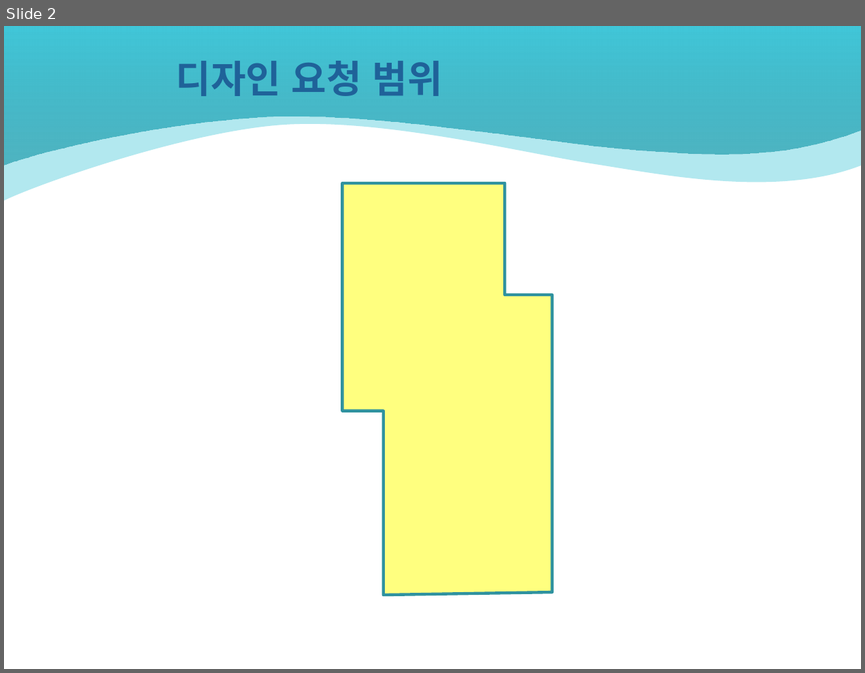
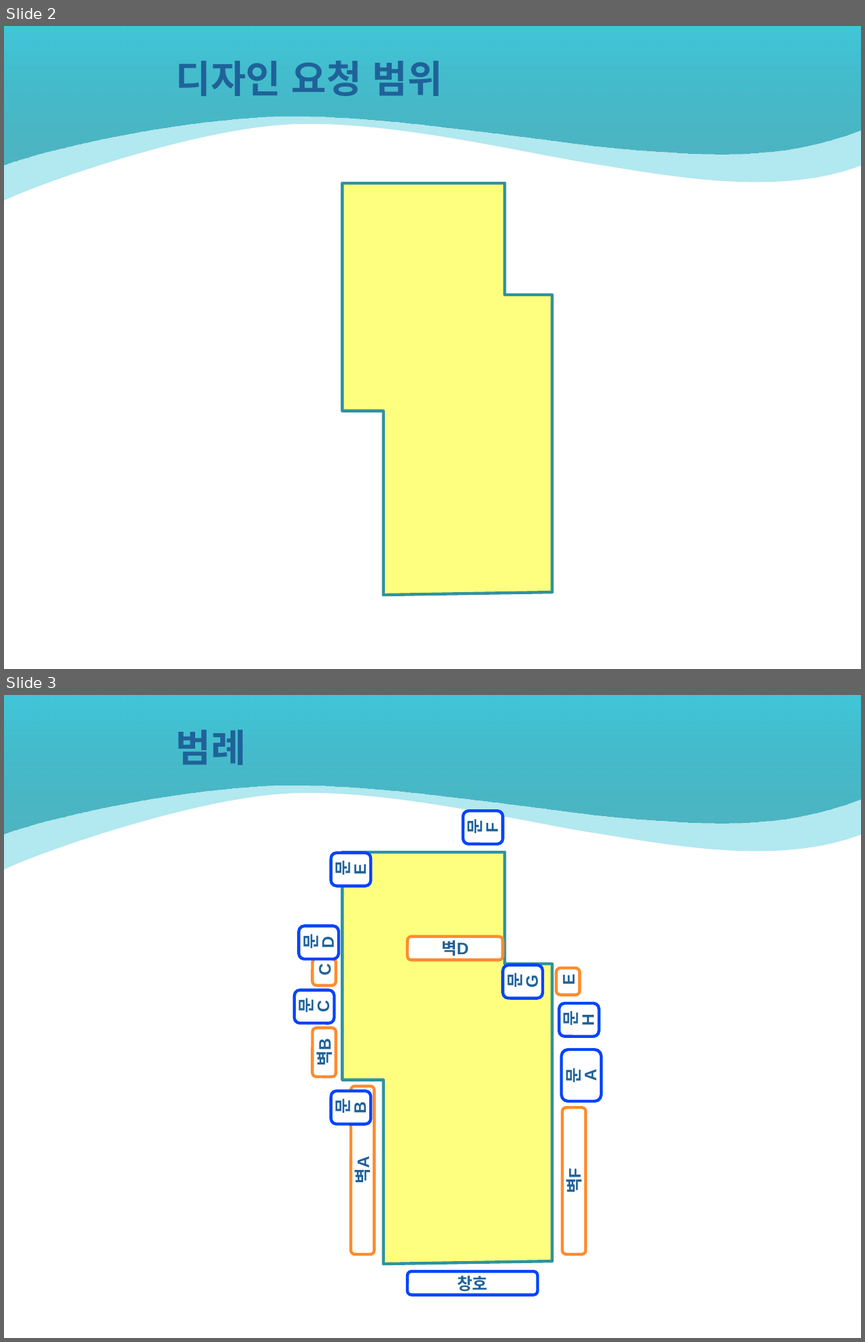
Before and after one commit to ketri-scs/4f_design, a slide deck: 100_컨셉 디자인/K220123_인테리어 컨셉 디자인 요청 사항 v0.8.pptx. Shown one above the other, each under a label of ours: slide 2 before the commit, slides 2 and 3 after it. The pictures are 865x673 and 865x1342 pixels, drawn with LibreOffice and Linux fonts; fonts in the diff are those of the drawing; background and template pictures are left out. Boxes give left, top, right and bottom in pixels: in the first picture for what was removed or moved away, otherwise in the second. Text is boxed around its words. In the diff, an @@ line names an element or a change of style, - is before the commit and + after.

```diff
--- a/100_컨셉 디자인/K220123_인테리어 컨셉 디자인 요청 사항 v0.8.pptx
+++ b/100_컨셉 디자인/K220123_인테리어 컨셉 디자인 요청 사항 v0.8.pptx
@@ slide 3 added at bbox=[4, 695, 861, 1338], background #FFFFFF; not listed: 2 template elements that a slide beside it also shows @@
@@ text added at bbox=[176, 730, 246, 765], 32 pt, text #1F6299, bold @@
+범례
@@ rounded rectangle added at bbox=[464, 810, 503, 844], fill #FFFFFF, outline #0344FB 2.5 pt, 14 pt, text #1F6299, bold @@
+문
+F
@@ rounded rectangle added at bbox=[331, 852, 371, 885], fill #FFFFFF, outline #0344FB 2.5 pt, 14 pt, text #1F6299, bold @@
+문
+E
@@ freeform shape added at bbox=[343, 852, 552, 1263], fill #FFFF00 at 50% opacity, outline #2F92A0 2.5 pt @@
@@ rounded rectangle added at bbox=[299, 925, 339, 958], fill #FFFFFF, outline #0344FB 2.5 pt, 14 pt, text #1F6299, bold @@
+문
+D
@@ rounded rectangle added at bbox=[407, 936, 502, 960], fill #FFFFFF, outline #FE8C2E 2.5 pt, 14 pt, text #1F6299, bold @@
+벽D
@@ rounded rectangle added at bbox=[313, 958, 336, 985], fill #FFFFFF, outline #FE8C2E 2.5 pt, 14 pt, text #1F6299, bold @@
+C
@@ rounded rectangle added at bbox=[503, 964, 543, 998], fill #FFFFFF, outline #0344FB 2.5 pt, 14 pt, text #1F6299, bold @@
+문
+G
@@ rounded rectangle added at bbox=[555, 968, 579, 994], fill #FFFFFF, outline #FE8C2E 2.5 pt, 14 pt, text #1F6299, bold @@
+E
@@ rounded rectangle added at bbox=[295, 989, 334, 1023], fill #FFFFFF, outline #0344FB 2.5 pt, 14 pt, text #1F6299, bold @@
+문
+C
@@ rounded rectangle added at bbox=[560, 1003, 599, 1036], fill #FFFFFF, outline #0344FB 2.5 pt, 14 pt, text #1F6299, bold @@
+문
+H
@@ rounded rectangle added at bbox=[313, 1028, 336, 1076], fill #FFFFFF, outline #FE8C2E 2.5 pt, 14 pt, text #1F6299, bold @@
+벽B
@@ rounded rectangle added at bbox=[561, 1049, 600, 1100], fill #FFFFFF, outline #0344FB 2.5 pt, 14 pt, text #1F6299, bold @@
+문
+A
@@ rounded rectangle added at bbox=[331, 1090, 371, 1124], fill #FFFFFF, outline #0344FB 2.5 pt, 14 pt, text #1F6299, bold @@
+문
+B
@@ rounded rectangle added at bbox=[351, 1086, 374, 1254], fill #FFFFFF, outline #FE8C2E 2.5 pt, 14 pt, text #1F6299, bold @@
+벽A
@@ rounded rectangle added at bbox=[563, 1107, 586, 1254], fill #FFFFFF, outline #FE8C2E 2.5 pt, 14 pt, text #1F6299, bold @@
+벽F
@@ rounded rectangle added at bbox=[407, 1271, 538, 1294], fill #FFFFFF, outline #0344FB 2.5 pt, 14 pt, text #1F6299, bold @@
+창호
```
Also in this commit, not shown: 3 other slides added, 1 slide removed.
